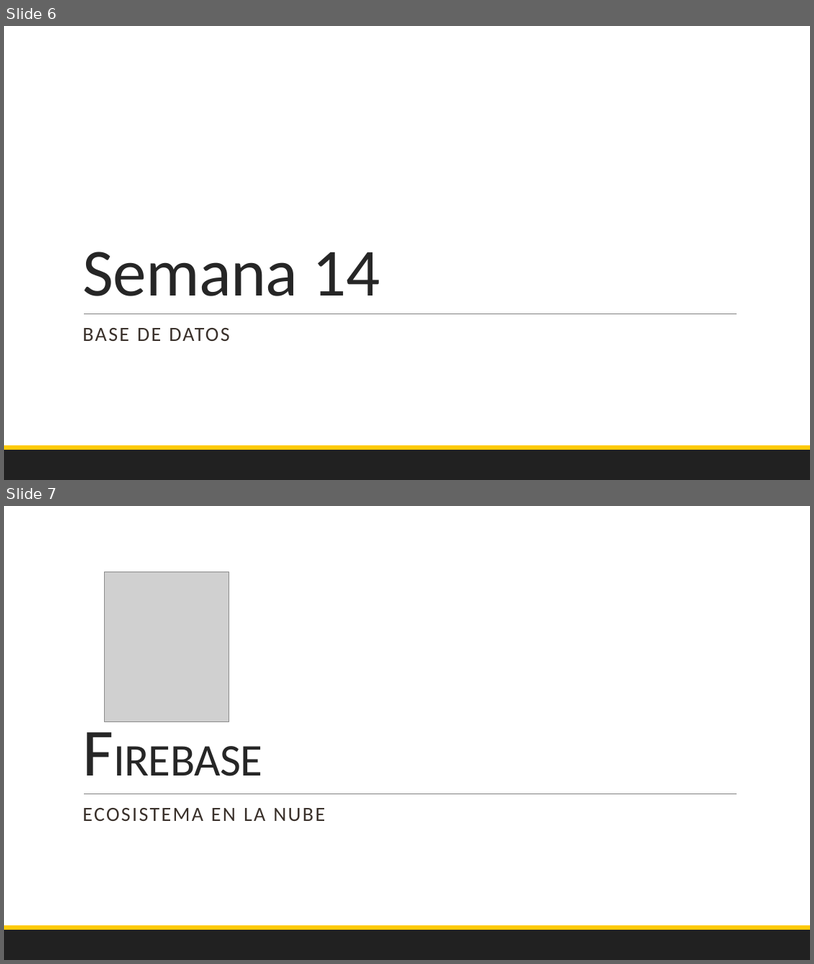
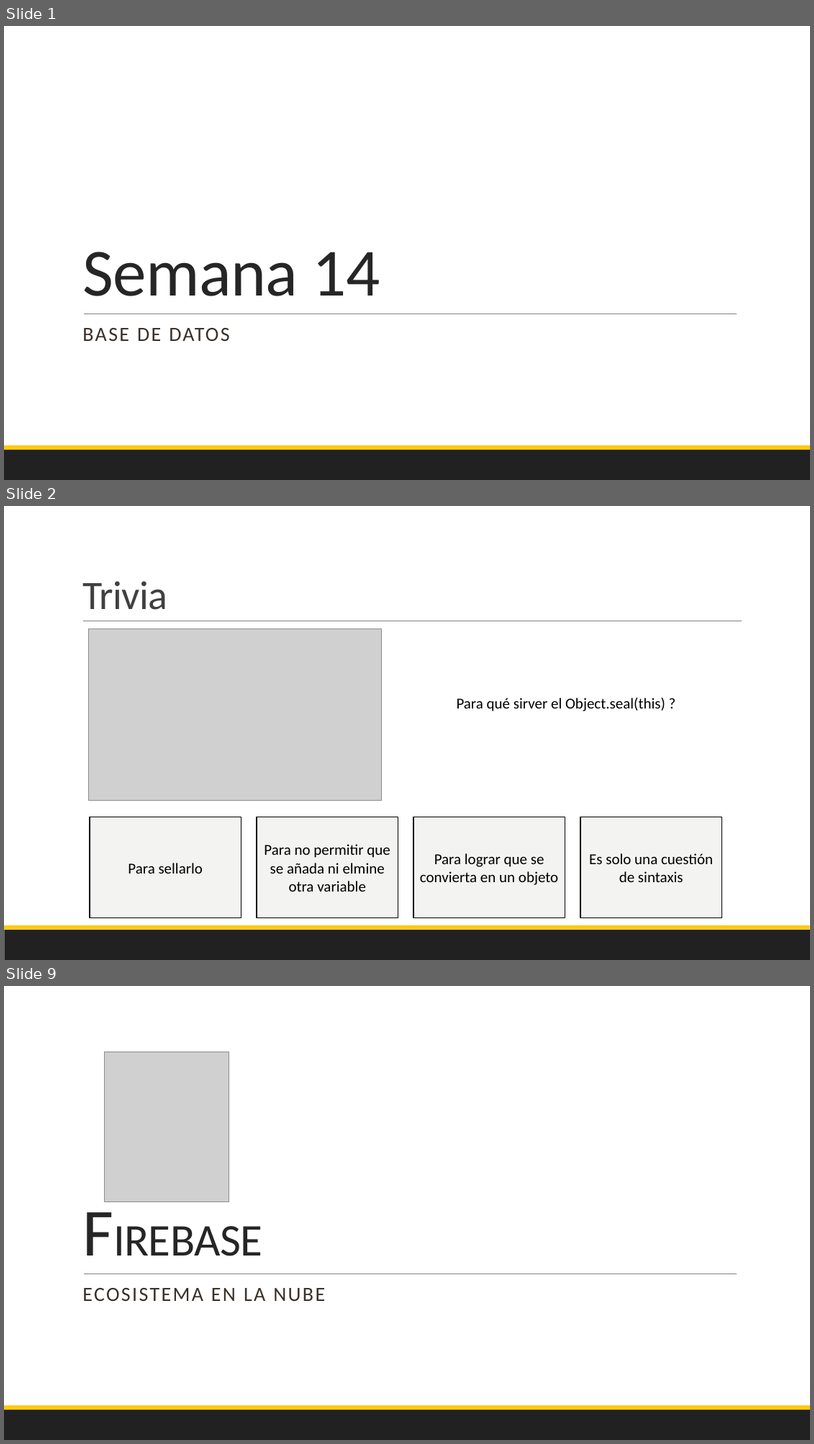
Before and after one commit to Domiciano/EcoApp201, a slide deck: Semana 14/PresentacionMartes.pptx. Shown one above the other, each under a label of ours: slides 6 and 7 before the commit, slides 1, 2 and 9 after it; the slides between them are not shown. The pictures are 814x964 and 814x1444 pixels, drawn with LibreOffice and Linux fonts; fonts in the diff are those of the drawing; grey boxes stand for pictures. Boxes give left, top, right and bottom in pixels: in the first picture for what was removed or moved away, otherwise in the second. Text is boxed around its words. In the diff, an @@ line names an element or a change of style, - is before the commit and + after.

```diff
--- a/Semana 14/PresentacionMartes.pptx
+++ b/Semana 14/PresentacionMartes.pptx
@@ slide 2 added at (x1=4, y1=506, x2=810, y2=960), background #FFFFFF; not listed: 2 template elements that a slide beside it also shows @@
@@ title added at (x1=82, y1=581, x2=167, y2=610), 48 pt, text #404040 @@
+Trivia
@@ line added from (83, 621) to (743, 621), #808080 0.5 pt @@
@@ picture added at (x1=89, y1=629, x2=382, y2=800) @@
@@ text added at (x1=457, y1=698, x2=666, y2=711), 18 pt, text #000000 @@
+Para qué sirver el Object.seal(this) ?
@@ rectangle added at (x1=90, y1=817, x2=242, y2=917), fill #F3F3F2, outline #000000 1.25 pt, 18 pt, text #000000 @@
+Para sellarlo
@@ rectangle added at (x1=257, y1=817, x2=399, y2=917), fill #F3F3F2, outline #000000 1.25 pt, 18 pt, text #000000 @@
+Para no permitir que se añada ni elmine otra variable
@@ rectangle added at (x1=414, y1=817, x2=566, y2=917), fill #F3F3F2, outline #000000 1.25 pt, 18 pt, text #000000 @@
+Para lograr que se convierta en un objeto
@@ rectangle added at (x1=581, y1=817, x2=723, y2=917), fill #F3F3F2, outline #000000 1.25 pt, 18 pt, text #000000 @@
+Es solo una cuestión de sintaxis
@@ what was slide 6 is now slide 1 @@
@@ what was slide 7 is now slide 9 @@
```
Also in this commit, not shown: 6 other slides added, 5 slides removed, 3 other files.
